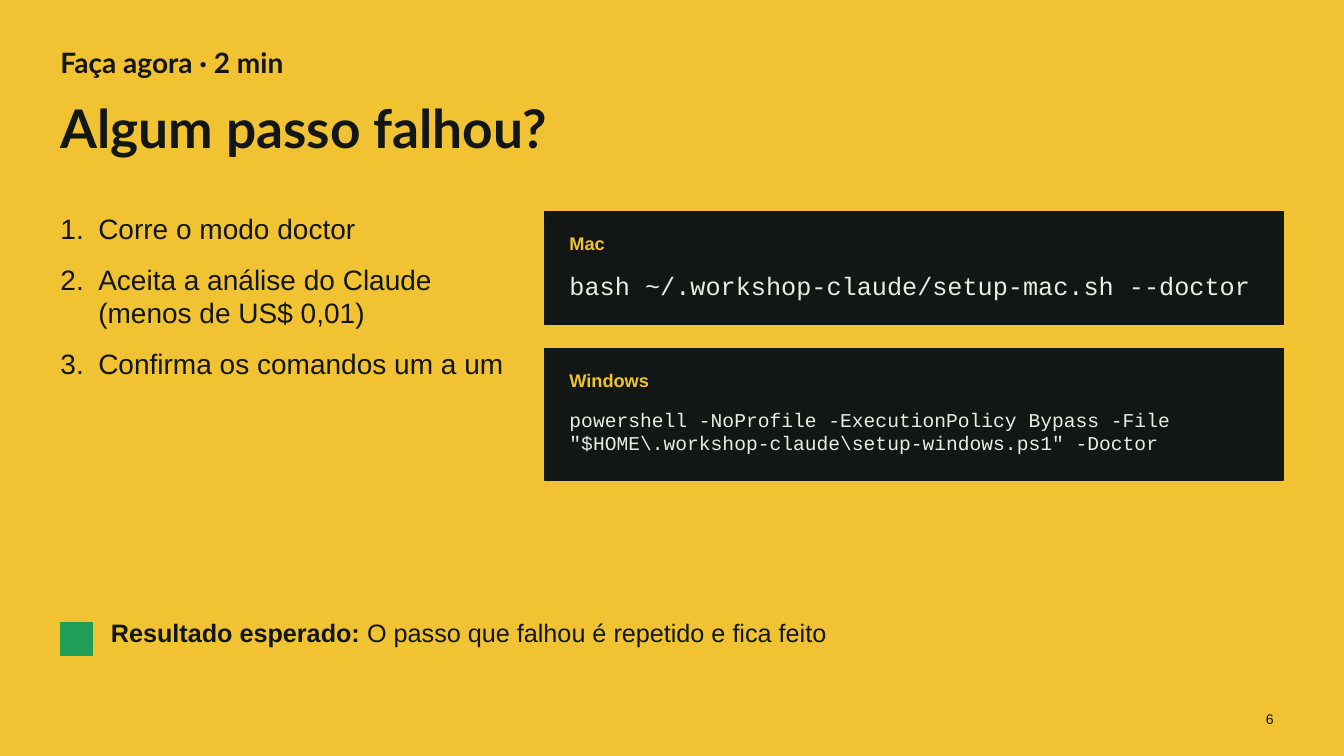
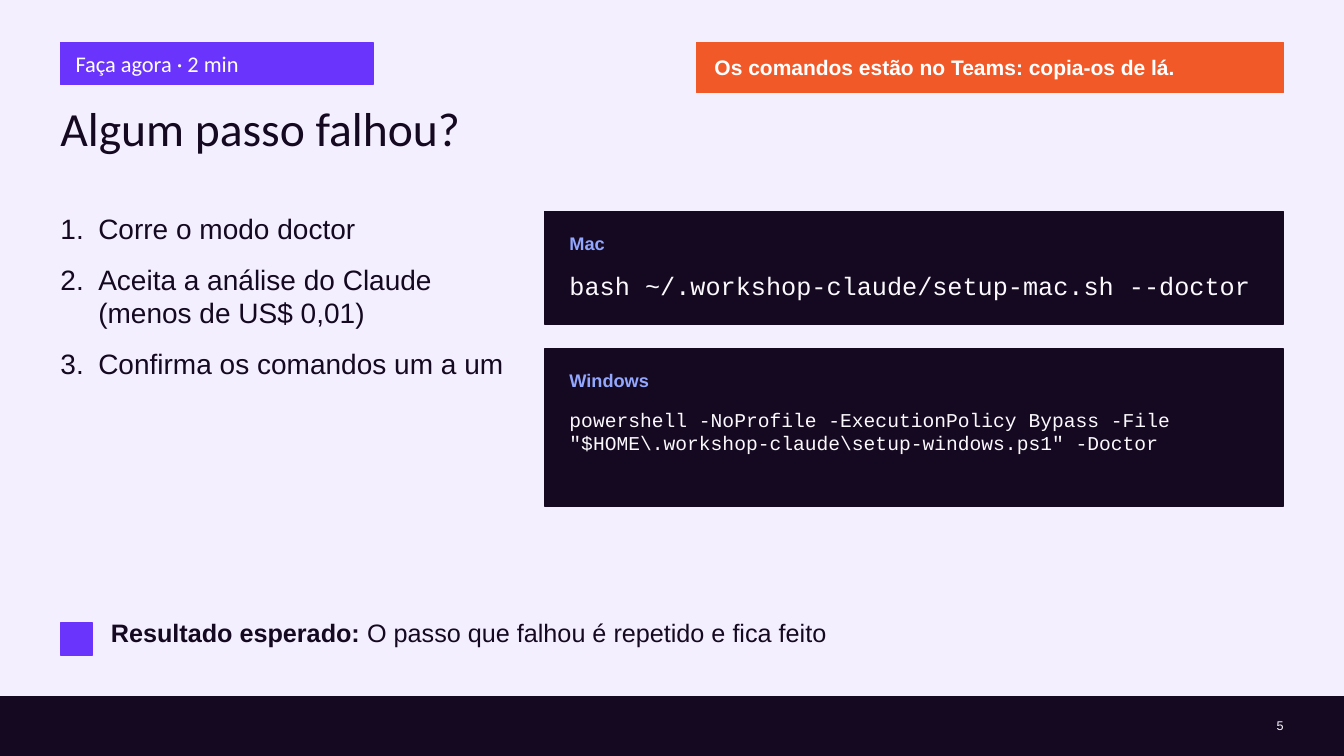
Before and after one commit to cx-guilherme-pinto/workshop-claude, a slide deck: slide 5 of slides/workshop.pptx (slide 6 before the commit). Drawn at 1344x756 pixels with LibreOffice and Linux fonts; fonts in the diff are those of the drawing; background and template pictures are left out. Boxes give left, top, right and bottom in pixels: in the first picture for what was removed or moved away, otherwise in the second. Text is boxed around its words. In the diff, an @@ line names an element or a change of style, - is before the commit and + after.

```diff
--- a/slides/workshop.pptx
+++ b/slides/workshop.pptx
@@ background #F1C232 to #F4EFFE @@
@@ rectangle added at bbox=[60, 42, 373, 85], fill #6B34FD, outline #6B34FD 1 pt @@
@@ text "Faça agora · 2 min": place and size @@
-text "Faça agora · 2 min" at bbox=[60, 52, 283, 78]
+text "Faça agora · 2 min" at bbox=[76, 56, 239, 76]
@@ text "Faça agora · 2 min" at bbox=[76, 56, 239, 76]: size 20 to 16 pt, font Lato to Calibri, text colour #121614 to #FFFFFF, bold off; vertical alignment top to middle @@
@@ rectangle added at bbox=[697, 42, 1285, 93], fill #F25928, outline #F25928 1 pt @@
@@ text added at bbox=[714, 59, 1174, 80], 15 pt, text #FFFFFF, bold @@
+Os comandos estão no Teams: copia-os de lá.
@@ title "Algum passo falhou?" at bbox=[60, 113, 460, 154]: size 38 to 34 pt, font Lato to Calibri, text colour #121614 to #140920, bold off @@
@@ text "Corre o modo doctor" at bbox=[98, 218, 503, 375]: text colour #121614 to #140920 @@
@@ rectangle at bbox=[544, 212, 1284, 324]: fill #121614 to #140920; outline #121614 1 pt to #140920 1 pt @@
@@ text "Mac" at bbox=[569, 237, 604, 250]: text colour #F1C232 to #93A7FF @@
@@ text "bash ~/.workshop-claude/setup-mac.sh --doctor" at bbox=[569, 276, 1250, 301]: text colour #E8EDE9 to #FCF9FE @@
@@ rectangle at bbox=[544, 349, 1284, 506]: fill #121614 to #140920; outline #121614 1 pt to #140920 1 pt @@
@@ rectangle: place and size @@
-rectangle at bbox=[544, 349, 1284, 480]
+rectangle at bbox=[544, 349, 1284, 506]
@@ text "Windows" at bbox=[569, 373, 648, 387]: text colour #F1C232 to #93A7FF @@
@@ text "powershell -NoProfile -ExecutionPolicy Bypass -File ..." at bbox=[569, 413, 1170, 454]: text colour #E8EDE9 to #FCF9FE @@
@@ rectangle at bbox=[60, 623, 93, 655]: fill #1E9E57 to #6B34FD; outline #1E9E57 1 pt to #6B34FD 1 pt @@
@@ text "Resultado esperado: O passo que ..." at bbox=[111, 623, 827, 647]: text colour #121614 to #140920 @@
@@ rectangle added at bbox=[0, 698, 1344, 756], fill #140920, outline #140920 1 pt @@
@@ page number removed at bbox=[1266, 714, 1274, 724] @@
-6
@@ page number added at bbox=[1277, 721, 1284, 730], 9 pt, text #FCF9FE @@
+5
```
Also in this commit, not shown: 39 other slides changed, 6 slides added, 5 slides removed, 23 other files.
